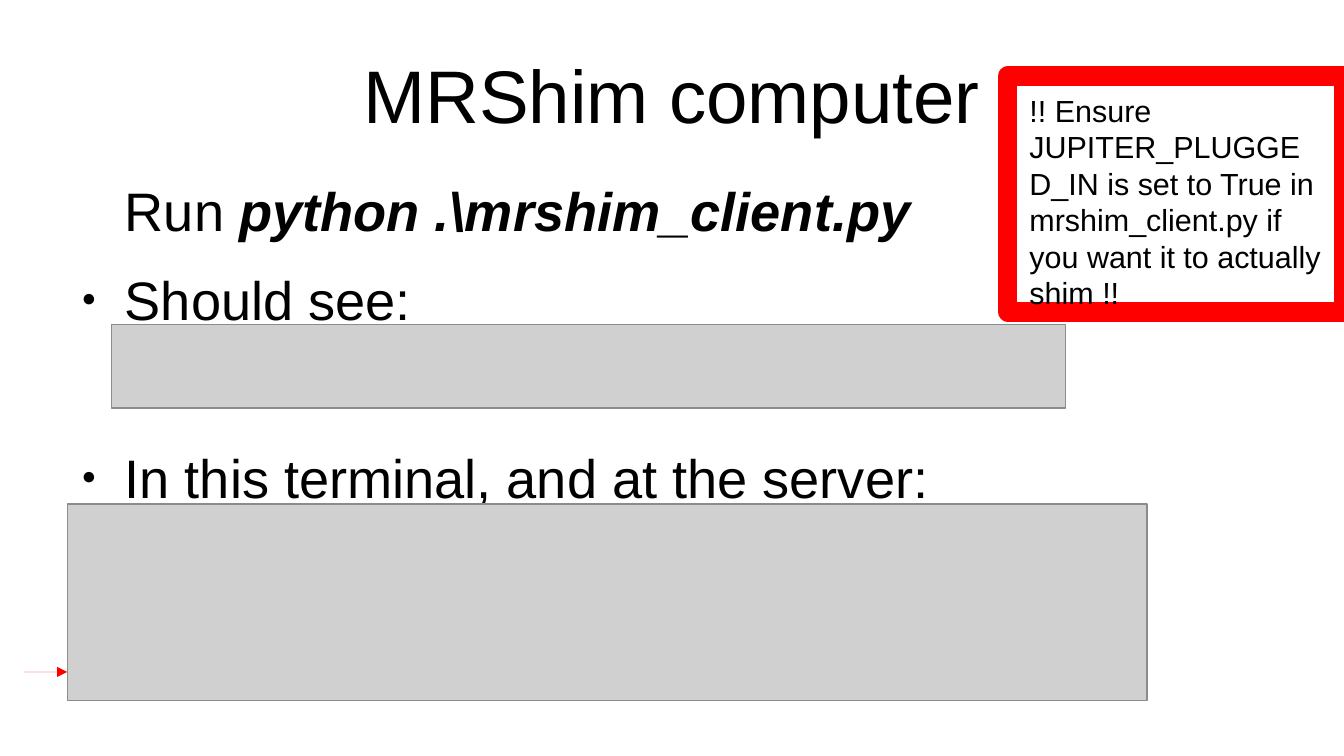
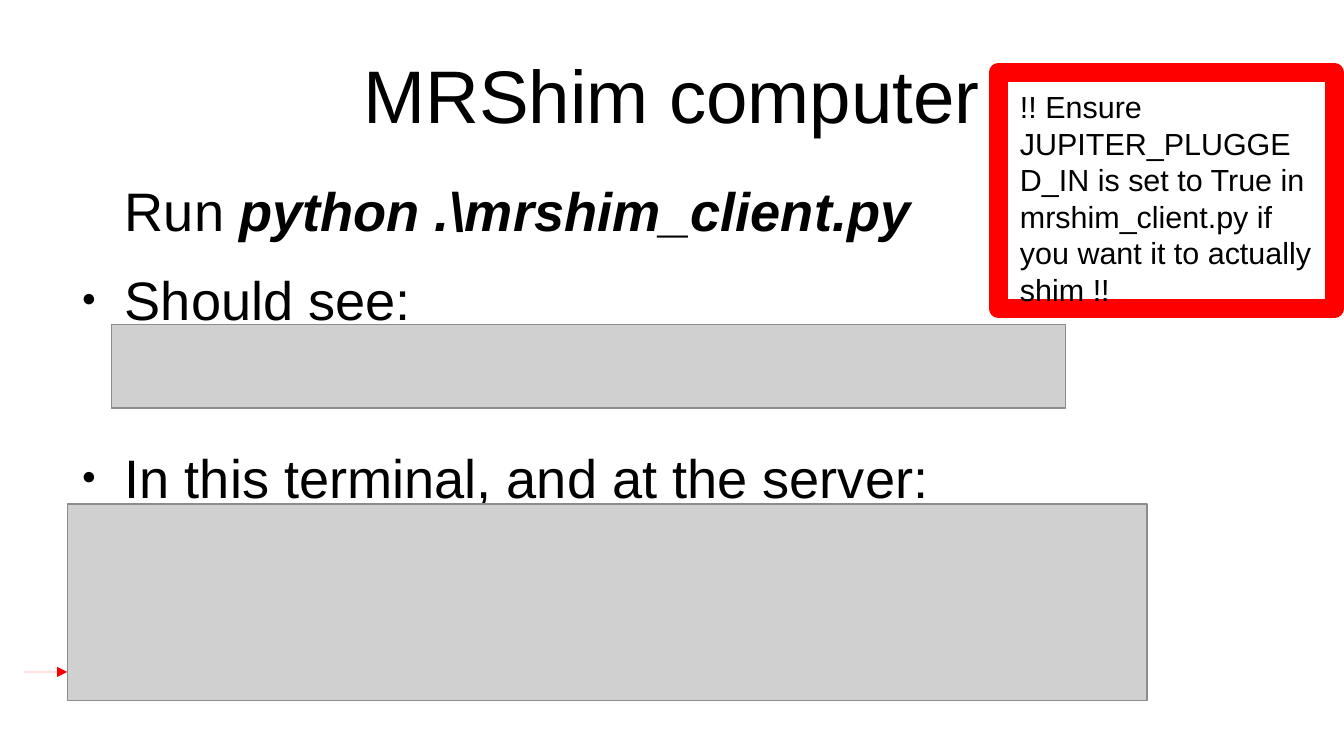
Before and after one commit to seventeenmagpie/skope-mrshim, a slide deck: slide 13 of shimmer/docs/user_guide_with_images.odp. Drawn at 1344x756 pixels with LibreOffice and Linux fonts; fonts in the diff are those of the drawing; grey boxes stand for pictures. Boxes give left, top, right and bottom in pixels: in the first picture for what was removed or moved away, otherwise in the second. Text is boxed around its words. In the diff, an @@ line names an element or a change of style, - is before the commit and + after.

```diff
--- a/shimmer/docs/user_guide_with_images.odp
+++ b/shimmer/docs/user_guide_with_images.odp
@@ rectangle "!! Ensure JUPITER_PLUGGED_IN is set ...": place and size @@
-rectangle "!! Ensure JUPITER_PLUGGED_IN is set ..." at (1009, 76, 1344, 312)
+rectangle "!! Ensure JUPITER_PLUGGED_IN is set ..." at (999, 72, 1335, 309)
```
Also in this commit, not shown: 2 other slides changed, 12 other files.
